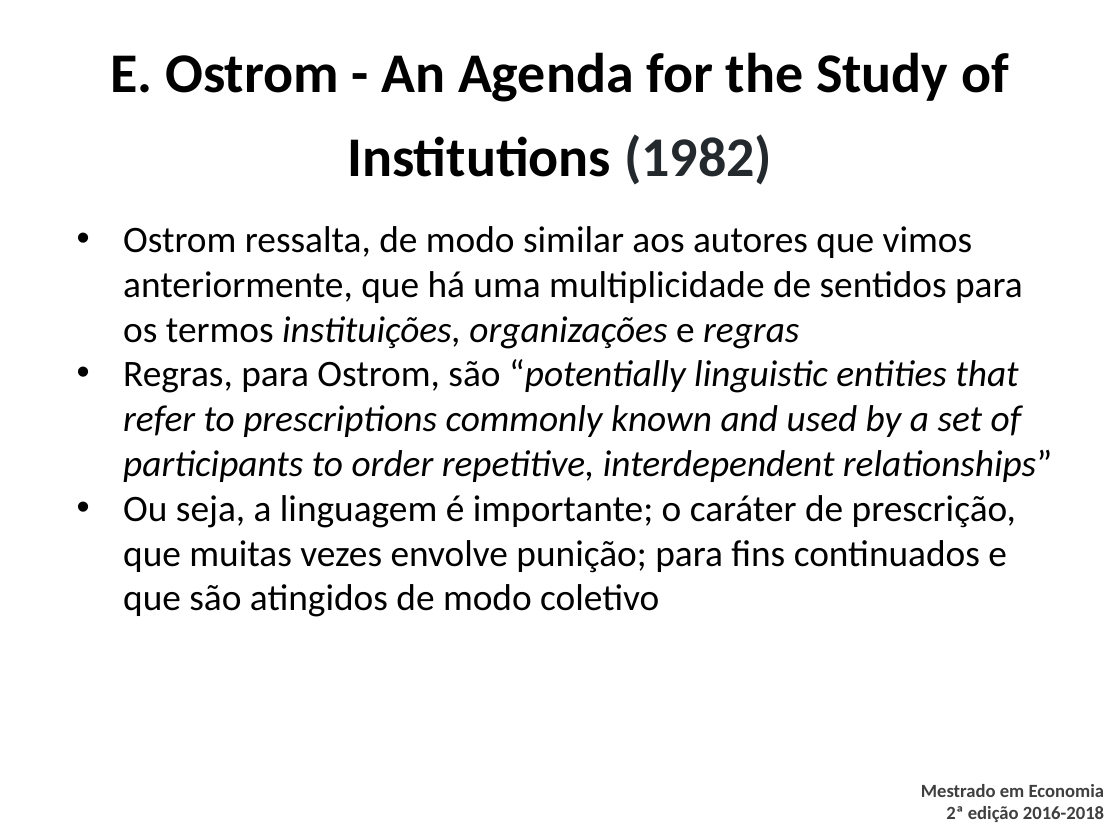
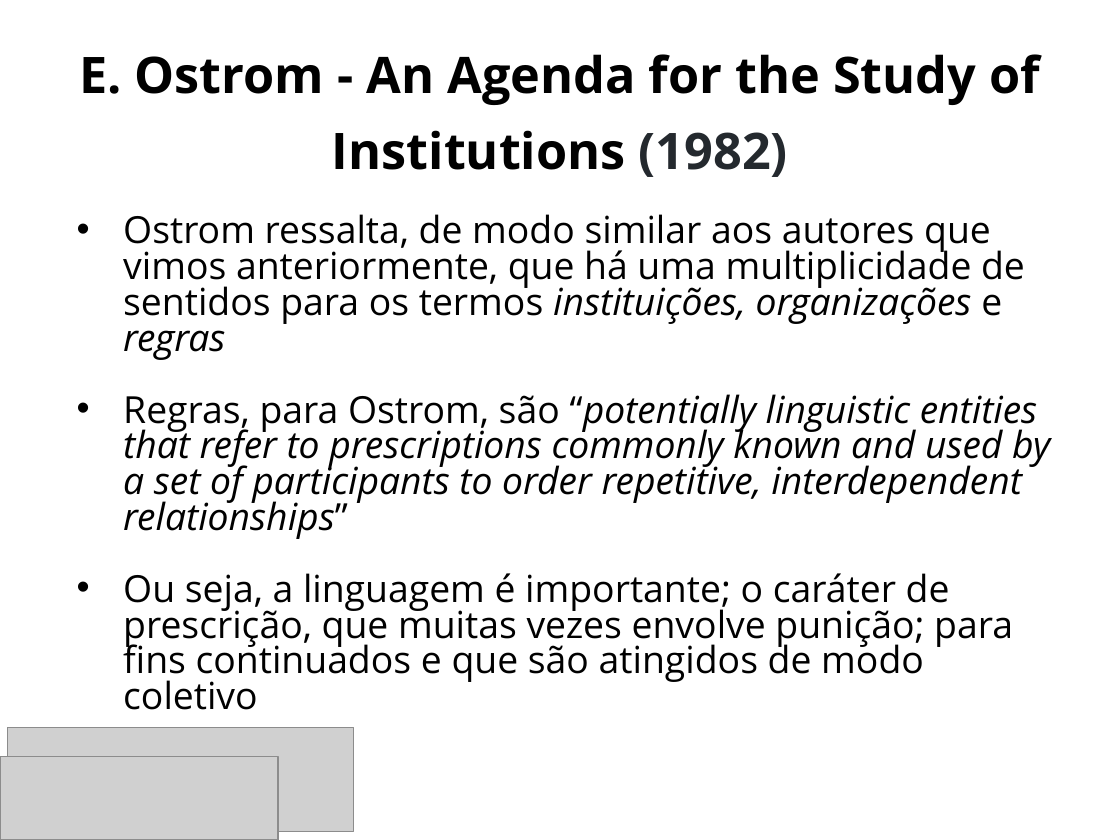
Before and after one commit to danilofreire/omma, a slide deck: slide 2 of sessoes-05-06/sessao-06.pptx. Drawn at 1120x840 pixels with LibreOffice and Linux fonts; fonts in the diff are those of the drawing; grey boxes stand for pictures; background and template pictures are left out. Boxes give left, top, right and bottom in pixels: in the first picture for what was removed or moved away, otherwise in the second. Text is boxed around its words. In the diff, an @@ line names an element or a change of style, - is before the commit and + after.

```diff
--- a/sessoes-05-06/sessao-06.pptx
+++ b/sessoes-05-06/sessao-06.pptx
@@ title "E. Ostrom - An Agenda ..." at (79,54,1040,177): size 36 to 32.4 pt, font Calibri to Open Sans @@
@@ text "Ostrom ressalta, de modo similar ..." at (123,214,1050,710): font Calibri to Open Sans; line spacing 1 to 0.8 @@
@@ picture added at (7,727,353,831) @@
@@ picture added at (0,756,278,840) @@
@@ text removed at (921,784,1105,822) @@
-Mestrado em Economia
-2ª edição 2016-2018
```
Also in this commit, not shown: 17 other slides changed, 36 other files.
